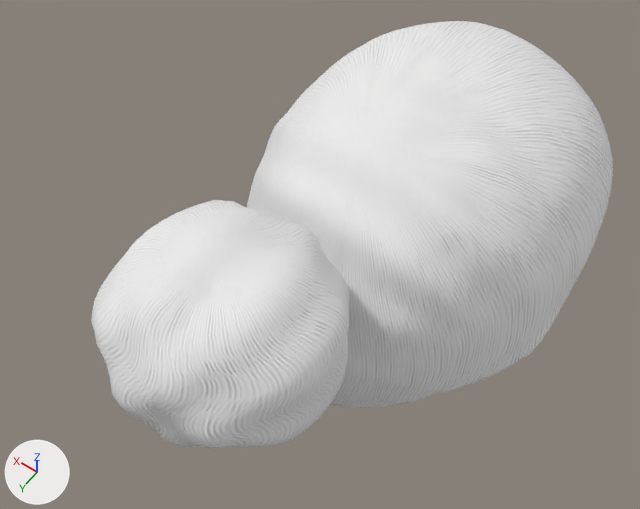
One commit to the glTF model assets/3d/kit/cabelo-coque-m.glb: the scene before it, then after it.
Rendered twice from a 50 mm camera at (-0.067, 0.398, -4.256) aimed at (0.067, 0.211, -4.55). Arrows for +X, +Y and +Z are at lower left; the lights stay in place. The first picture is the older version. Vertices at exactly the same position are counted once.

The scene before the commit, as lines of its bpy script (objects in view):
```python
me_cabelo_coque = bpy.data.meshes.new('cabelo-coque')
me_cabelo_coque.from_pydata(...)  # 6005 vertices, 11814 faces; spans x -0.023..0.137, y 0.052..0.319, z -4.631..-4.485
# faces by material slot: [10534, 1280]
me_cabelo_coque.materials.append(mat_cabelo_coque_0)
me_cabelo_coque.materials.append(mat_cabelo_coque_1)
ob_cabelo_coque = bpy.data.objects.new('cabelo-coque', me_cabelo_coque)
ob_cabelo_coque.location = (0.0, 0.0, 0.0)
```
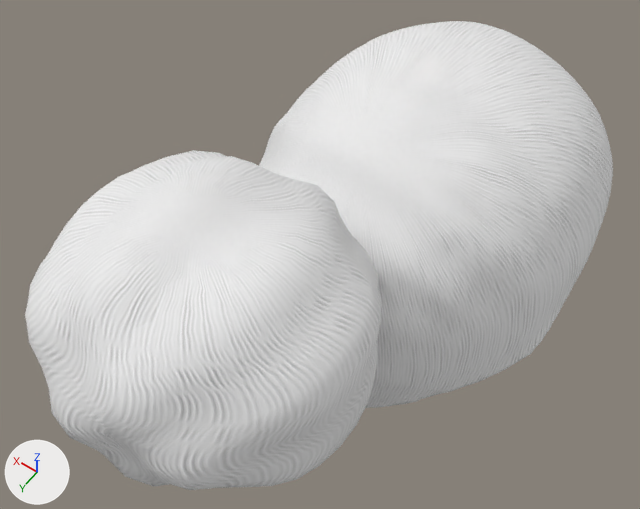
The newer file is also turned or shifted as a whole; pictures and numbers use the older file's frame.

Location of each change, [x1, y1, x2, y2] in pixels of the pictures (640 x 509 px; the box of a moved part takes in the faces that stretch with it):
'cabelo-coque', reshaped (13% wider, 10% taller): before [91, 21, 613, 448]; after [25, 21, 613, 490]
part 1 of me_cabelo_coque, moved or reshaped: before [91, 200, 349, 448]; after [25, 151, 381, 490]

What the commit changed:
me_cabelo_coque is used by ob_cabelo_coque; location (0.0, 0.0, 0.0).
me_cabelo_coque had 6005 vertices, 11814 faces and spanned x -0.023..0.137, y 0.052..0.319, z -4.631..-4.485.
me_cabelo_coque now has 6005 vertices, 11814 faces and spans x -0.023..0.137, y 0.052..0.339, z -4.631..-4.46.
me_cabelo_coque part 1: the loose piece of 642 vertices spanning x 0.02..0.114, y 0.226..0.319, z -4.568..-4.485 is scaled about its middle by (1.32, 1.29, 1.3), then moved by (0.0, 0.007, 0.013).
